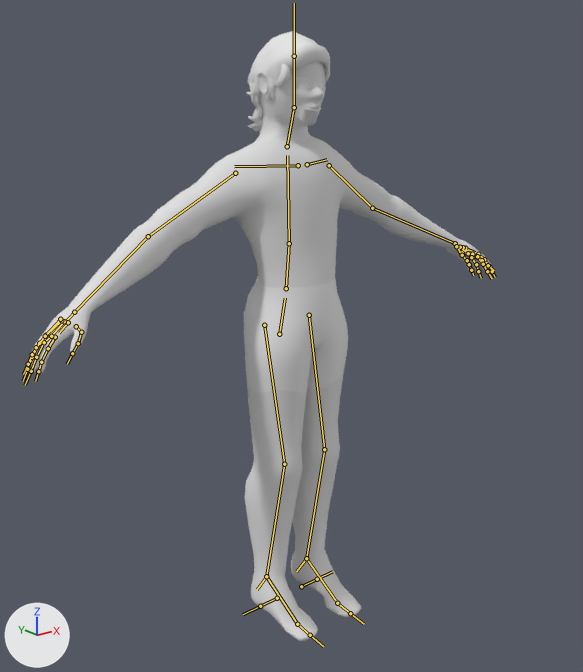
Before and after pictures for a commit that changed the FBX model Super Duper Real Cursed/Assets/Animations/Player/Movement/Run.fbx.
Camera for both pictures: a 50 mm camera at (-1.67, -2.1, 1.88) aimed at (0.02, 0.02, 1.03). Lighting does not change. The marker at lower left points along +X, +Y and +Z. The bones that bend it are drawn over the model as lines.
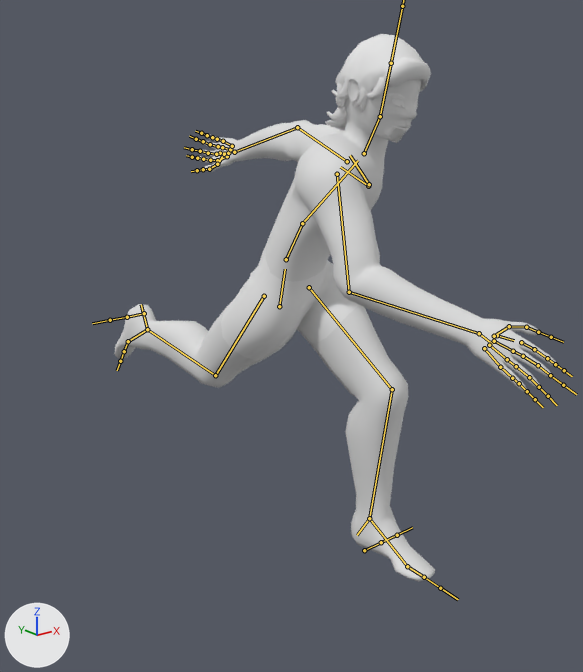
The newer file adds an action. The first version stands in its rest pose; the second is drawn at frame 1 of the action 'metarig|metarig|metarig|metarigAction|metarig|metarigAction'.

What differs and where, as boxes (x1, y1, x2, y2) in the pictures (583 x 672 px):
'Cube', posed (13% shorter): before (27, 62, 493, 641); after (114, 79, 557, 582)
'Cube_001', posed (26% wider): before (246, 31, 330, 133); after (325, 34, 431, 131)
bone 'hips', root to tip: before (279, 334) to (285, 298); after (279, 306) to (285, 269)
bone 'spine', root to tip: before (286, 288) to (289, 243); after (286, 259) to (302, 223)
bone 'chest', root to tip: before (289, 243) to (287, 155); after (302, 223) to (358, 160)
bone 'neck', root to tip: before (287, 146) to (294, 107); after (364, 153) to (380, 116)
bone 'shoulder.R', root to tip: before (298, 165) to (234, 166); after (368, 186) to (340, 167)
bone 'upper_arm.R', root to tip: before (235, 173) to (148, 236); after (337, 174) to (349, 292)
bone 'forearm.R', root to tip: before (148, 236) to (74, 312); after (349, 292) to (479, 333)
bone 'shoulder.L', root to tip: before (307, 164) to (327, 159); after (369, 184) to (350, 155)
bone 'upper_arm.L', root to tip: before (329, 165) to (372, 208); after (347, 161) to (297, 127)
bone 'thigh.R', root to tip: before (264, 325) to (284, 464); after (264, 296) to (215, 375)
bone 'shin.R', root to tip: before (284, 464) to (266, 576); after (215, 375) to (147, 329)
bone 'foot.R', root to tip: before (266, 576) to (297, 624); after (147, 329) to (128, 341)
bone 'heel.R', root to tip: before (266, 576) to (257, 589); after (147, 329) to (141, 304)
bone 'thigh.L', root to tip: before (309, 315) to (324, 449); after (309, 287) to (392, 389)
bone 'shin.L', root to tip: before (324, 449) to (306, 558); after (392, 389) to (369, 518)

What the commit changed:
Bone 'hips' (bone_hips) moves from (0.0, 0.0, 0.0) to (0.0, 0.099, -0.022).
Bone 'spine' (bone_spine) turns from (0, 0, 0) to (27, 0, 0) degrees about its own x, y and z.
Bone 'chest' (bone_chest) turns from (0, 0, 0) to (17, 18, -9) degrees about its own x, y and z.
Bone 'neck' (bone_neck) turns from (0, 0, 0) to (-33, -9, 18) degrees about its own x, y and z.
Bone 'shoulder.R' (bone_shoulder_r) moves from (0.0, 0.0, 0.0) to (-0.004, -0.004, 0.005).
Bone 'shoulder.R' (bone_shoulder_r) turns from (0, 0, 0) to (15, 6, 17) degrees about its own x, y and z.
Bone 'upper_arm.R' (bone_upper_arm_r) turns from (0, 0, 0) to (60, 9, 42) degrees about its own x, y and z.
Bone 'forearm.R' (bone_forearm_r) turns from (0, 0, 0) to (27, -1, -15) degrees about its own x, y and z.
Bone 'shoulder.L' (bone_shoulder_l) moves from (0.0, 0.0, 0.0) to (-0.005, 0.001, -0.005).
Bone 'shoulder.L' (bone_shoulder_l) turns from (0, 0, 0) to (-13, 10, 15) degrees about its own x, y and z.
Bone 'upper_arm.L' (bone_upper_arm_l) turns from (0, 0, 0) to (-60, 60, -42) degrees about its own x, y and z.
Bone 'thigh.R' (bone_thigh_r) turns from (0, 0, 0) to (52, 0, 0) degrees about its own x, y and z.
Bone 'shin.R' (bone_shin_r) turns from (0, 0, 0) to (33, 0, 0) degrees about its own x, y and z.
Bone 'foot.R' (bone_foot_r) turns from (0, 0, 0) to (38, 0, 0) degrees about its own x, y and z.
Bone 'heel.R' (bone_heel_r) turns from (0, 0, 0) to (-38, 0, 0) degrees about its own x, y and z.
Bone 'thigh.L' (bone_thigh_l) turns from (0, 0, 0) to (-47, 0, 0) degrees about its own x, y and z.
Bone 'shin.L' (bone_shin_l) turns from (0, 0, 0) to (46, 0, 0) degrees about its own x, y and z.
